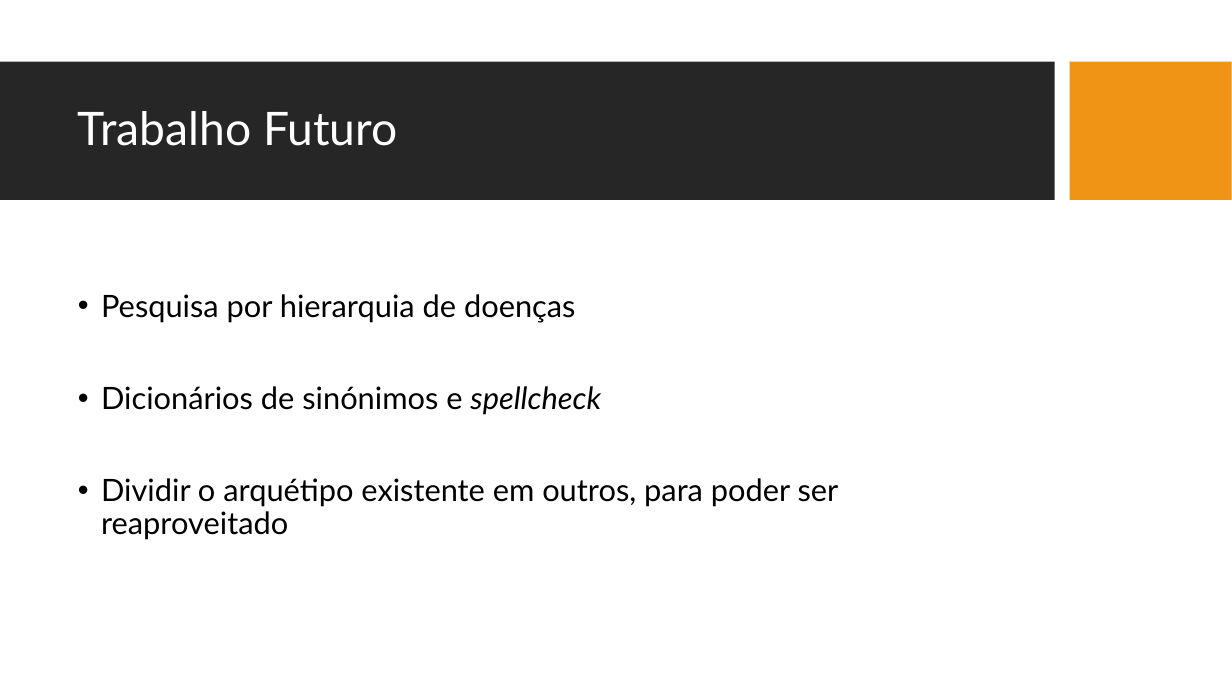
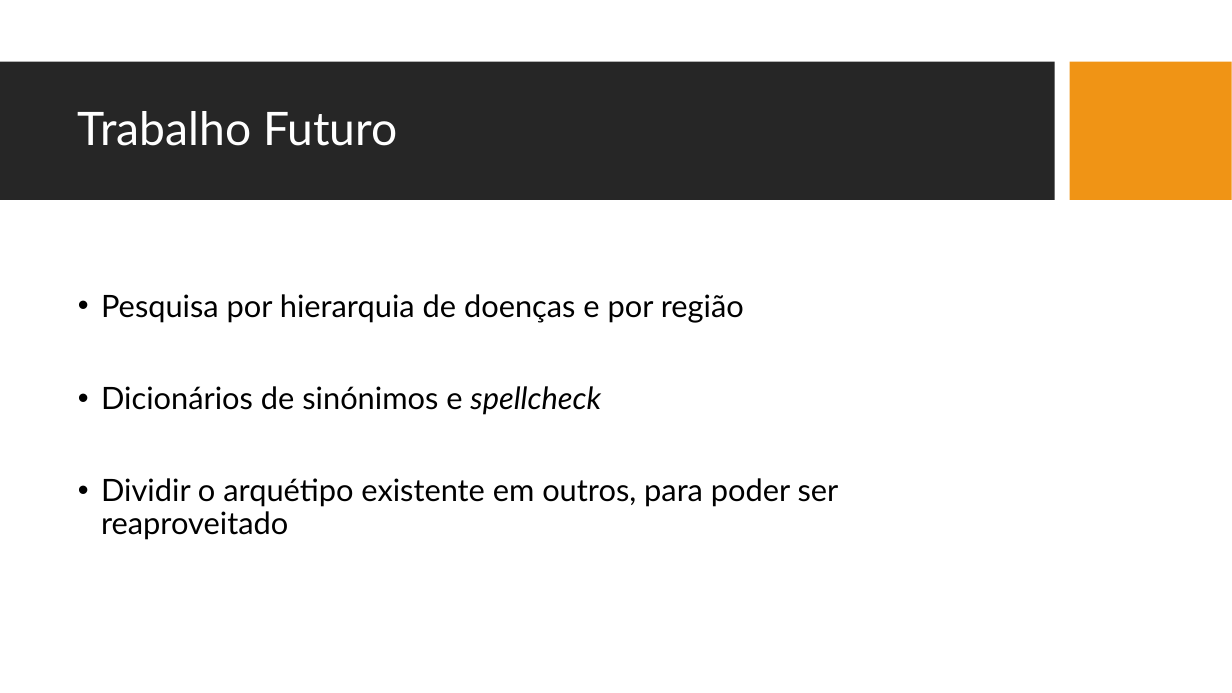
Before and after one commit to JDSBCC/Indexacao-de-Documentos-Clinicos, a slide deck: slide 25 of Dissertacao/4. Defesa da dissertação.pptx (slide 24 before the commit). Drawn at 1232x693 pixels with LibreOffice and Linux fonts; fonts in the diff are those of the drawing; background and template pictures are left out. Boxes give left, top, right and bottom in pixels: in the first picture for what was removed or moved away, otherwise in the second. Text is boxed around its words. In the diff, an @@ line names an element or a change of style, - is before the commit and + after.

```diff
--- a/Dissertacao/4. Defesa da dissertação.pptx
+++ b/Dissertacao/4. Defesa da dissertação.pptx
@@ text at [101, 294, 744, 323]: text changed @@
-• Pesquisa por hierarquia de doenças
+• Pesquisa por hierarquia de doenças e por região
```
Also in this commit, not shown: 11 other slides changed, 1 slide added, 2 slides removed, 58 other files.
